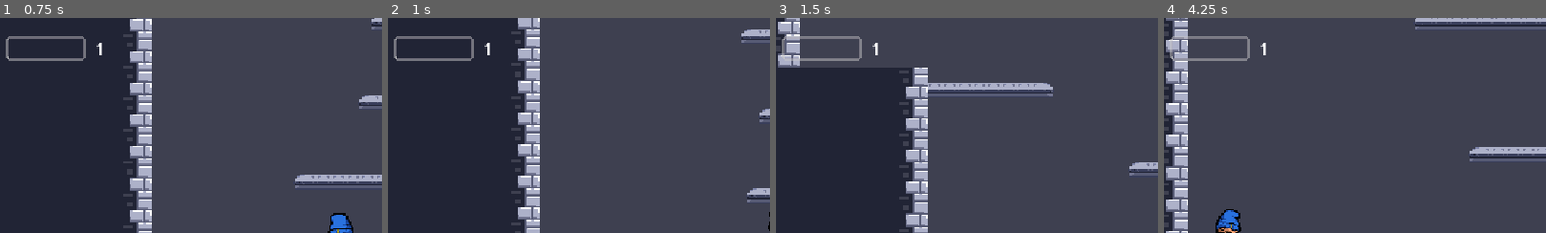
Above: before the commit, frames 1-4 (left to right).
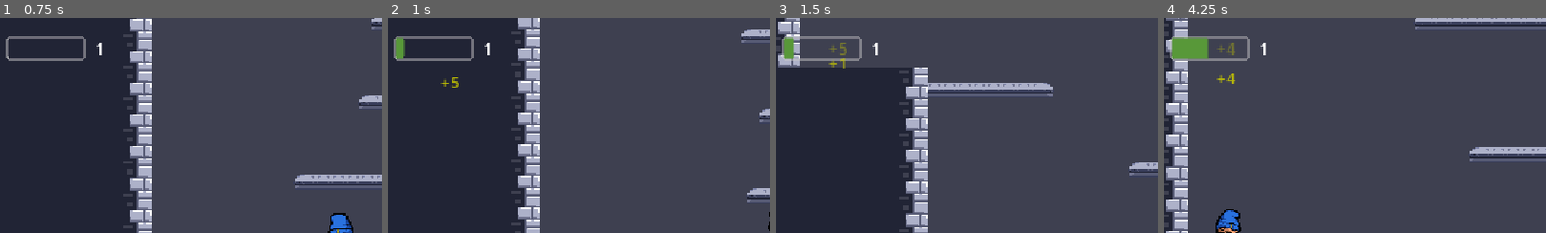
Above: after the commit, the same moments.

Repository: DoktorZnak/ice-tower-dz
Game: Godot game, scene res://scenes/main/main.tscn
Two runs of this game, one before a commit and one after it. Both use one fixed random seed, a clock stepped at 60 frames per second and the inputs below.
Inputs (mouse positions are % of the whole screen's width and height, from its top left):
- Up to frame 1 (0.75 s): move the mouse to (45, 70) at 0.52 s; hold D (right) from 0.53 s (still down); click (45, 70) at 0.67 s
- Up to frame 2 (1 s): keep holding D (right); tap Space (jump) at 0.77 s
- Up to frame 3 (1.5 s): keep holding D (right); move the mouse to (80, 65) at 1.27 s
- Up to frame 4 (4.25 s): tap Space (jump) at 1.52, 3.02, 3.77 s; move the mouse to (20, 35) at 2.02 s; release D (right) at 2.03 s; hold A (left) from 2.03 s (still down); move the mouse to (55, 50) at 2.77 s; click (55, 50) at 2.92 s; move the mouse to (35, 25) at 3.52 s
The pictures show only the part of the screen within x 1-51%, y 0-50%; the shares and areas given below are measured in that part.

Frame 1 is identical in both runs. In frame 2, 0.3% of the frame differs, in the area x 2-19%, y 8-33%; in frame 3, 0.4%; in frame 4, 1.2%, in the area x 2-19%, y 8-31%.

Commit message:
emit score change

Diff:
--- a/scenes/_partials/level_ui/level_ui.gd
+++ b/scenes/_partials/level_ui/level_ui.gd
@@ -1,27 +1,26 @@
 extends Control
 
-func _ready() -> void:
-	$HBoxContainer/ProgressBar.max_value = GameManager.xp_needed
-	$HBoxContainer/ProgressBar.value = GameManager.current_xp
-	$HBoxContainer/levelLabel.text = str(GameManager.level)
-	GameManager.xp_changed.connect(_on_xp_changed)
-	GameManager.level_up_signal.connect(_on_level_up)
+var random_xp = [1, 2, 3, 4, 5]
+var current_xp = 0
+var xp_needed = 50
+var level = 1
 
-func _on_xp_changed(amount):
-	update_progress_bar(GameManager.current_xp, GameManager.xp_needed)
-	update_xp_label(amount)
+func level_up():
+	var diff = current_xp - xp_needed
+	current_xp = diff
+	level += 1
+	xp_needed *= 1.5
+	$HBoxContainer/levelLabel.text = str(level)
+	EventBus.player_level_changed.emit(level)
 
-func _on_level_up(new_level):
-	$HBoxContainer/levelLabel.text = str(new_level)
-
-func update_progress_bar(current_xp, xp_needed):
+func update_progress_bar():
 	$HBoxContainer/ProgressBar.max_value = xp_needed
 	$HBoxContainer/ProgressBar.value = current_xp
 
 func update_xp_label(amount):
 	var xp_label = $XPLabel.duplicate()
 	add_child(xp_label)
-	xp_label.text = "+"+str(amount)
+	xp_label.text = "+" + str(amount)
 	xp_label.modulate.a = 1.0
 	xp_label.visible = true
 
@@ -29,3 +28,19 @@
 	tween.tween_property(xp_label, 'position:y', xp_label.position.y - 35, 0.5).set_trans(Tween.TRANS_QUAD)
 	tween.tween_property(xp_label, "modulate:a", 0.0, 1)
 	tween.chain().tween_callback(Callable(xp_label, "queue_free"))
+
+
+func _highest_score_changed(_highest_score):
+	var xp = random_xp.pick_random()
+	current_xp += xp
+	if current_xp >= xp_needed:
+		level_up()
+	update_progress_bar()
+	update_xp_label(xp)
+
+
+func _ready() -> void:
+	$HBoxContainer/ProgressBar.max_value = GameManager.xp_needed
+	$HBoxContainer/ProgressBar.value = GameManager.current_xp
+	$HBoxContainer/levelLabel.text = str(GameManager.level)
+	EventBus.highest_score_changed.connect(_highest_score_changed)
--- a/scenes/_partials/platform_builder/platform/platform.gd
+++ b/scenes/_partials/platform_builder/platform/platform.gd
@@ -11,13 +11,12 @@
 		level_config = LEVEL_CONFIGS[value]
 
 const LEVEL_CONFIGS = {
-	1: { 'fall_delay': 2000, 'fall_y_offset': 500, 'fall_duration': 10 },
-	2: { 'fall_delay': 1500, 'fall_y_offset': 500, 'fall_duration': 9 },
-	3: { 'fall_delay': 1000, 'fall_y_offset': 450, 'fall_duration': 7 },
-	4: { 'fall_delay': 500, 'fall_y_offset': 400, 'fall_duration': 5 },
-	5: { 'fall_delay': 300, 'fall_y_offset': 350, 'fall_duration': 3 }
+	1: {'fall_delay': 2000, 'fall_y_offset': 500, 'fall_duration': 10},
+	2: {'fall_delay': 1500, 'fall_y_offset': 500, 'fall_duration': 9},
+	3: {'fall_delay': 1000, 'fall_y_offset': 450, 'fall_duration': 7},
+	4: {'fall_delay': 500, 'fall_y_offset': 400, 'fall_duration': 5},
+	5: {'fall_delay': 300, 'fall_y_offset': 350, 'fall_duration': 3}
 }
-
 
 
 var is_falling = false
@@ -60,12 +59,10 @@
 	var fall_duration = level_config['fall_duration']
 	var tween = create_tween().set_parallel(true).set_process_mode(Tween.TWEEN_PROCESS_PHYSICS)
 	tween.tween_property(self, "position:y", position.y + level_config['fall_y_offset'], fall_duration).set_trans(Tween.TRANS_LINEAR).set_ease(Tween.EASE_IN_OUT)
-	tween.tween_property(self, "modulate:a", 0.0, 1.0).set_delay(fall_duration -1).set_trans(Tween.TRANS_LINEAR)
+	tween.tween_property(self, "modulate:a", 0.0, 1.0).set_delay(fall_duration - 1).set_trans(Tween.TRANS_LINEAR)
 	tween.chain().tween_callback(queue_free)
 
 
 func _ready():
 	draw_platform()
 	draw_label()
-	print(game_level)
-	print(level_config)
--- a/scenes/_partials/platform_builder/platform_builder.gd
+++ b/scenes/_partials/platform_builder/platform_builder.gd
@@ -39,7 +39,7 @@
 	game_level = new_level
 
 func _ready():
-	EventBus.game_level.connect(update_game_level)
+	EventBus.game_level_changed.connect(update_game_level)
 	spawn_next_platform(50)
 	for y in range(1, 4):
 		spawn_next_platform()
--- a/scenes/_partials/player/physics.gd
+++ b/scenes/_partials/player/physics.gd
@@ -1,6 +1,7 @@
 extends Node
 
 var p: Player
+
 
 func _ready():
 	await owner.ready
--- a/scenes/_partials/player/player.gd
+++ b/scenes/_partials/player/player.gd
@@ -7,7 +7,6 @@
 
 const BASE_JUMP_VELOCITY = -200
 const MAX_JUMP_VELOCITY = -900
-
 
 const COYOTE_DURATION = 0.1 # Czas na skok po spadnięciu (w sekundach)
 const BUFFER_DURATION = 0.1 # Jak wcześnie przed ziemią można wcisnąć skok
--- a/scenes/_partials/player/player.tscn
+++ b/scenes/_partials/player/player.tscn
@@ -4,6 +4,7 @@
 [ext_resource type="Shader" uid="uid://ncl5d6qhmpf0" path="res://scenes/_partials/player/player.gdshader" id="2_lvxji"]
 [ext_resource type="Texture2D" uid="uid://cltvwnbyjkfpo" path="res://assets/PC _ Computer - Icy Tower - Playable Characters - Harold the Homeboy & Disco Dave.png" id="3_gmlin"]
 [ext_resource type="Script" uid="uid://cxm1511ym38vy" path="res://scenes/_partials/player/physics.gd" id="4_lvxji"]
+[ext_resource type="Script" uid="uid://dokd4do30c8y4" path="res://scenes/_partials/player/score_track.gd" id="5_n3dhs"]
 
 [sub_resource type="ShaderMaterial" id="ShaderMaterial_dovo2"]
 shader = ExtResource("2_lvxji")
@@ -125,3 +126,6 @@
 limit_left = -575
 limit_right = 575
 limit_bottom = 336
+
+[node name="ScoreTrack" type="Node" parent="." unique_id=1035473791]
+script = ExtResource("5_n3dhs")
--- /dev/null
+++ b/scenes/_partials/player/score_track.gd
@@ -0,0 +1,16 @@
+extends Node
+
+var p: Player
+
+var highest_score: int = 0
+const PIXELS_PER_FLOOR: float = 150.0
+
+func _ready():
+	await owner.ready
+	p = owner as Player
+
+func _physics_process(_delta):
+	var current_floor = int(abs(p.global_position.y) / PIXELS_PER_FLOOR)
+	if current_floor > highest_score:
+		highest_score = current_floor
+		EventBus.highest_score_changed.emit(highest_score)
--- a/scenes/_partials/walls/walls.gd
+++ b/scenes/_partials/walls/walls.gd
@@ -8,11 +8,11 @@
 var last_built_wall_y_tile = 0
 
 const LEVEL_CONFIGS = {
-	1: {"left": -8,  "right": 7},
-	2: {"left": -9, "right": 8},
-	3: {"left": -10, "right": 9},
-	4: {"left": -11, "right": 10},
-	5: {"left": -12, "right": 11}
+	1: {"left": - 8, "right": 7},
+	2: {"left": - 9, "right": 8},
+	3: {"left": - 10, "right": 9},
+	4: {"left": - 11, "right": 10},
+	5: {"left": - 12, "right": 11}
 }
 
 var level_config = LEVEL_CONFIGS[1]
@@ -44,7 +44,7 @@
 	level_config = LEVEL_CONFIGS[new_level]
 
 func _ready() -> void:
-	EventBus.game_level.connect(update_game_level)
+	EventBus.game_level_changed.connect(update_game_level)
 	for y in range(1, 7):
 		build_wall_row(y)
 	build_walls_up_to(-200)
--- a/scenes/_partials/walls/walls.tscn
+++ b/scenes/_partials/walls/walls.tscn
@@ -9,6 +9,7 @@
 0:0/0 = 0
 0:0/0/physics_layer_0/polygon_0/points = PackedVector2Array(-24, -24, 24, -24, 24, 24, -24, 24)
 1:0/0 = 0
+1:0/0/physics_layer_0/polygon_0/points = PackedVector2Array(-24, -24, 24, -24, 24, 24, -24, 24)
 
 [sub_resource type="TileSet" id="TileSet_q66q0"]
 tile_size = Vector2i(48, 48)
--- a/scenes/event_bus.gd
+++ b/scenes/event_bus.gd
@@ -2,4 +2,6 @@
 
 signal lava_moved(y: float)
 signal stats_updated
-signal game_level(level: int)
+signal game_level_changed(new_level: int)
+signal highest_score_changed(new_score)
+signal player_level_changed(new_player_level: int)
--- a/scenes/main/main.gd
+++ b/scenes/main/main.gd
@@ -4,7 +4,7 @@
 
 func _ready():
 	randomize()
-	EventBus.game_level.emit(5)
+	EventBus.game_level_changed.emit(5)
 
 func _process(_delta): # it doesnt need to be a physic process
 	if is_game_over:
Not shown, added: scenes/_partials/player/score_track.gd.uid
